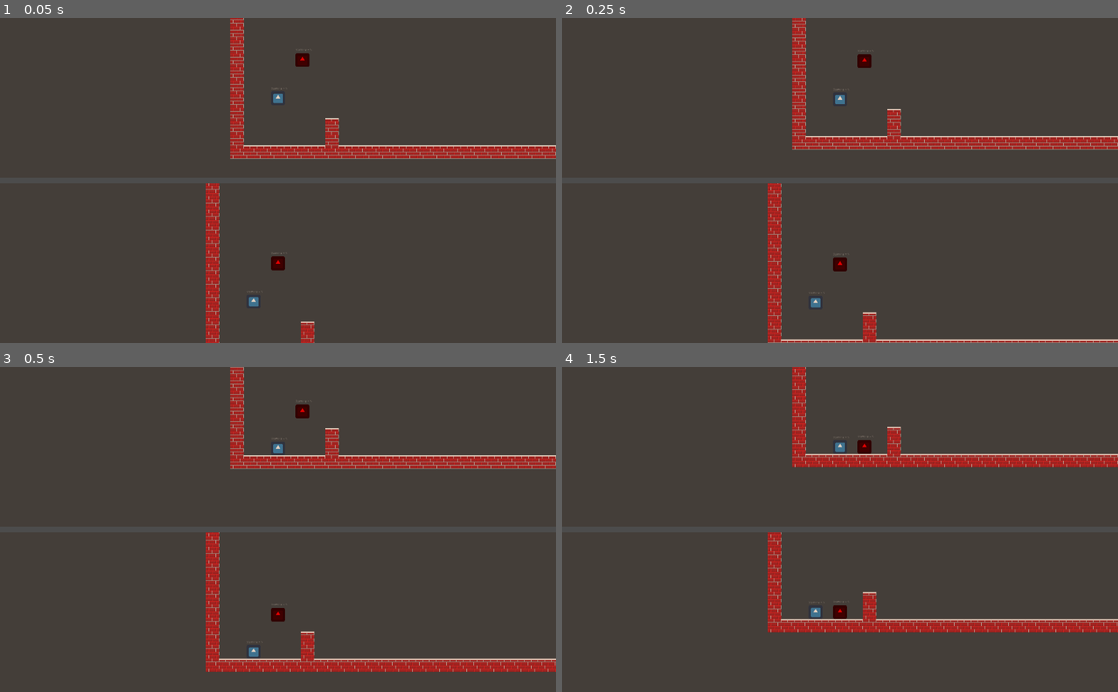
Above: before the commit, frames 1-4 (two rows, left to right).
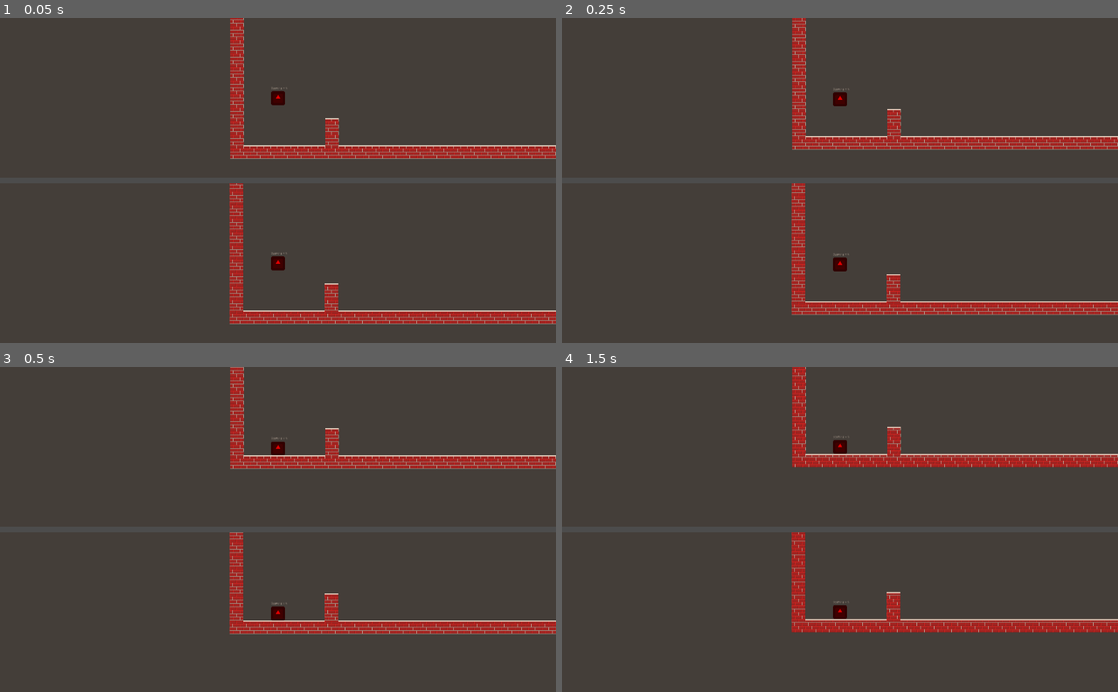
Above: after the commit, the same moments.

Repository: ichlaffterlalu/gocell
Game: Godot game, scene res://Scenes/Splitscreen.tscn
Two runs of this game, one before a commit and one after it. Both use one fixed random seed, a clock stepped at 60 frames per second and the inputs below. This scene is started directly instead of the project's main scene. The engine's default icon, where the game draws it, is replaced by a stand-in: a white triangle on a blue panel in a dark square.
Inputs:
- Up to frame 1 (0.05 s): no input
- Up to frame 2 (0.25 s): no input
- Up to frame 3 (0.5 s): no input
- Up to frame 4 (1.5 s): tap Enter at 1.25 s

The runs differ from the first frame. In frame 1, 5.3% of the frame differs, in the area x 37-100%, y 9-100%; in frame 2, 6.0%; in frame 3, 7.5%, in the area x 37-100%, y 10-94%; in frame 4, 2.6%.

Commit message:
init change agas

Diff:
--- a/Prototype/Platforming Danin/Scenes/Splitscreen.tscn
+++ b/Prototype/Platforming Danin/Scenes/Splitscreen.tscn
@@ -4,7 +4,7 @@
 [ext_resource path="res://Scenes/Camera2D.gd" type="Script" id=2]
 [ext_resource path="res://Scenes/World.tscn" type="PackedScene" id=3]
 
-[node name="Main" type="Node"]
+[node name="Main" type="Node" index="0"]
 
 script = ExtResource( 1 )
 
--- a/Prototype/Platforming Danin/Scenes/World.tscn
+++ b/Prototype/Platforming Danin/Scenes/World.tscn
@@ -11,7 +11,7 @@
 custom_solver_bias = 0.0
 extents = Vector2( 10, 10 )
 
-[node name="World" type="Node" index="0"]
+[node name="World" type="Node"]
 
 [node name="Backwall" type="Sprite" parent="." index="0"]
 
@@ -116,7 +116,7 @@
 "player",
 ]]
 
-position = Vector2( -483.058, 133.429 )
+position = Vector2( -572.809, 274.149 )
 scale = Vector2( 0.794921, 0.794921 )
 input_pickable = false
 collision_layer = 1
